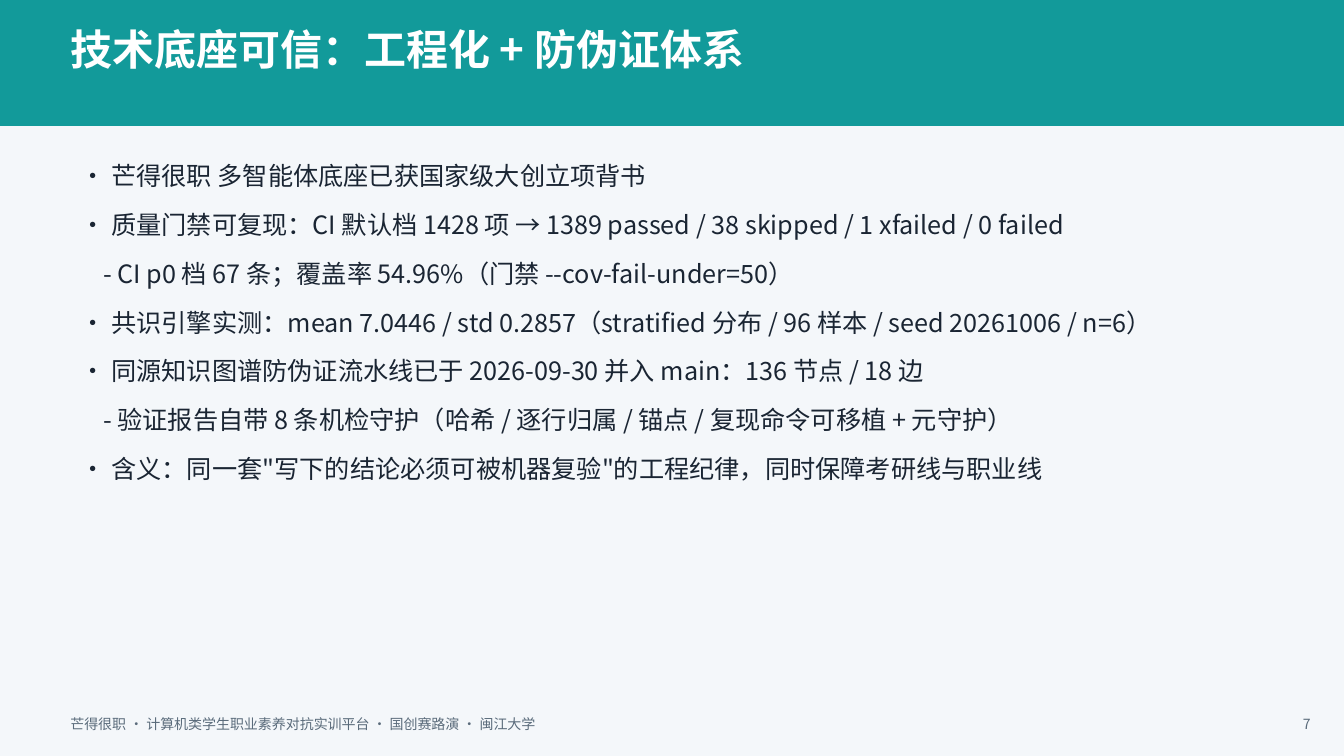
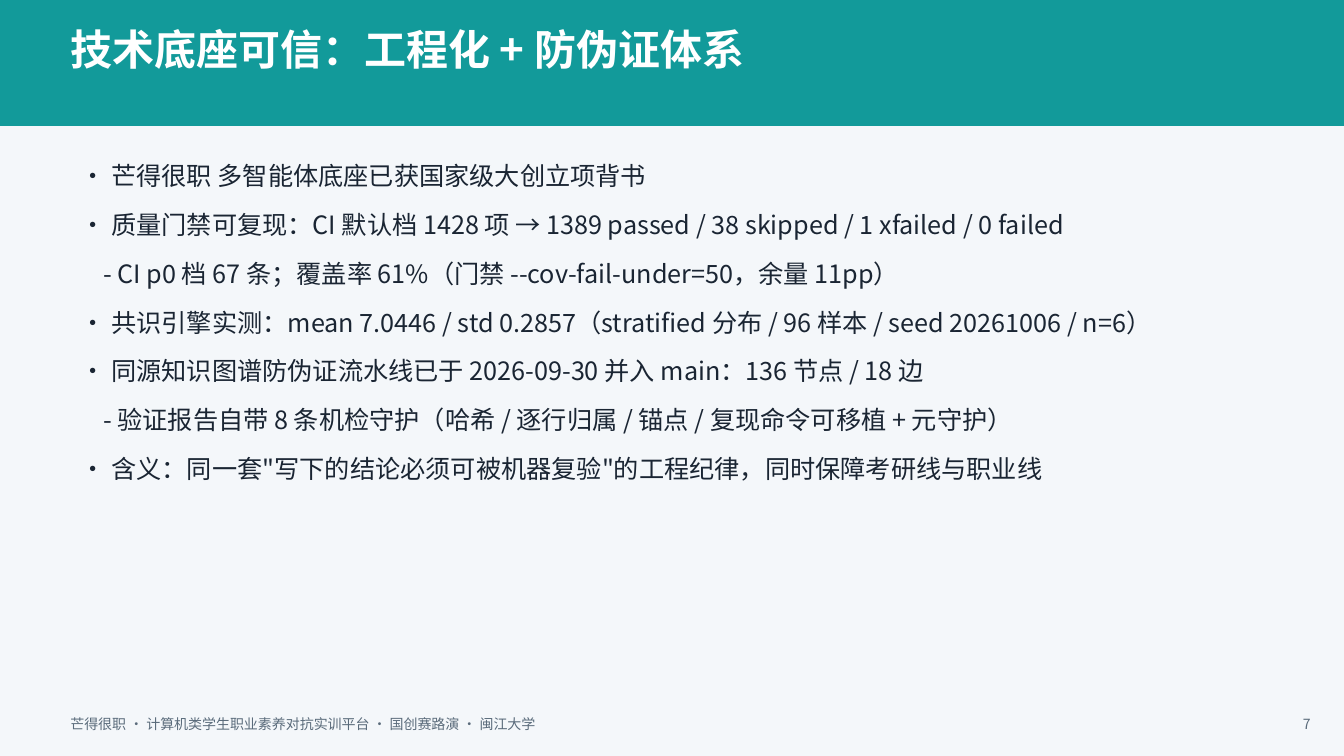
Before and after one commit to TrueFurina/MARS-408, a slide deck: slide 7 of deliverables/芒得很职-国创赛路演PPT-5分钟黄金路径.pptx. Drawn at 1344x756 pixels with LibreOffice and Linux fonts; fonts in the diff are those of the drawing. Boxes give left, top, right and bottom in pixels: in the first picture for what was removed or moved away, otherwise in the second. Text is boxed around its words. In the diff, an @@ line names an element or a change of style, - is before the commit and + after.

Commit message:
fix(国创赛): CI 实测回填覆盖率 61% + p0 确认 67，修正旧值 54.96%
- 覆盖率 54.96% -> 61%（CI run 38006205976 默认集 TOTAL 21473/8453=61%，门禁50余量11pp）
- p0 档 CI 实测 67 passed（run 37905229979），静态 29 函数与 collected 67 口径一致
- submission/00_提交清单 + build_roadshow_pptx.py 4 处旧覆盖率修正；两份 PPT 重烤 61%
- docs: 就绪审计待核项转已核 + 提交 CI 真值抽取背书；工程规模指标 --update 同步(9/9绿)

```diff
--- a/deliverables/芒得很职-国创赛路演PPT-5分钟黄金路径.pptx
+++ b/deliverables/芒得很职-国创赛路演PPT-5分钟黄金路径.pptx
@@ text at bbox=[117, 261, 899, 289]: text changed @@
-- CI p0 档 67 条；覆盖率 54.96%（门禁 --cov-fail-under=50）
+- CI p0 档 67 条；覆盖率 61%（门禁 --cov-fail-under=50，余量 11pp）
```
Also in this commit, not shown: 6 other files.
